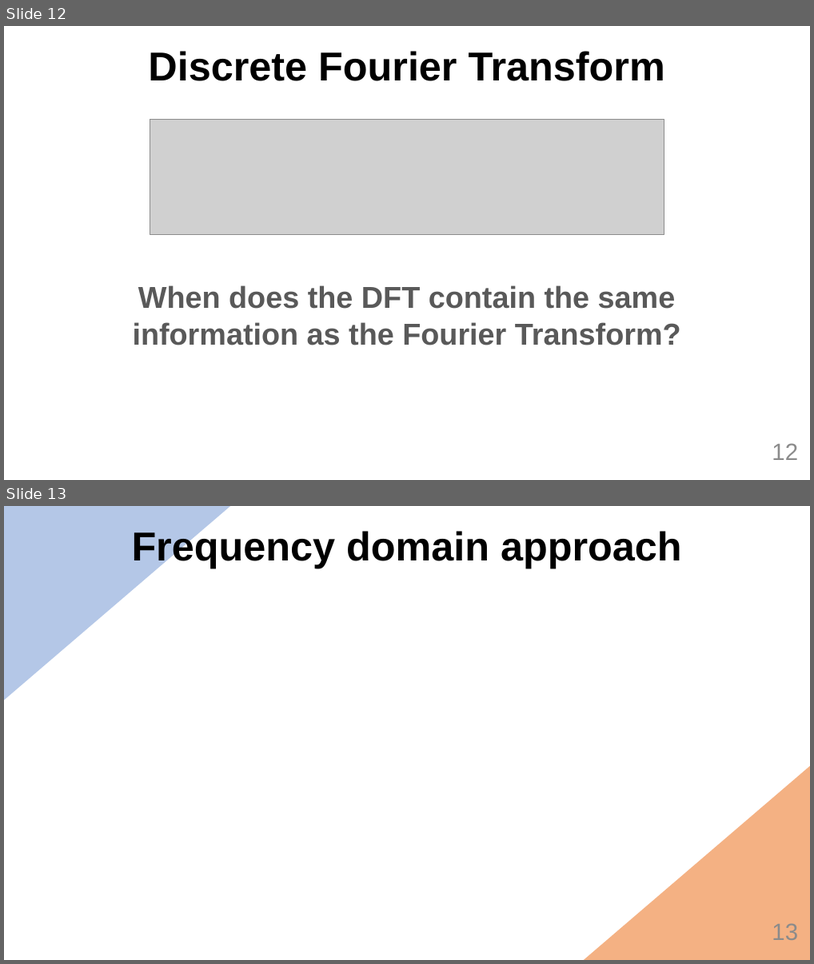
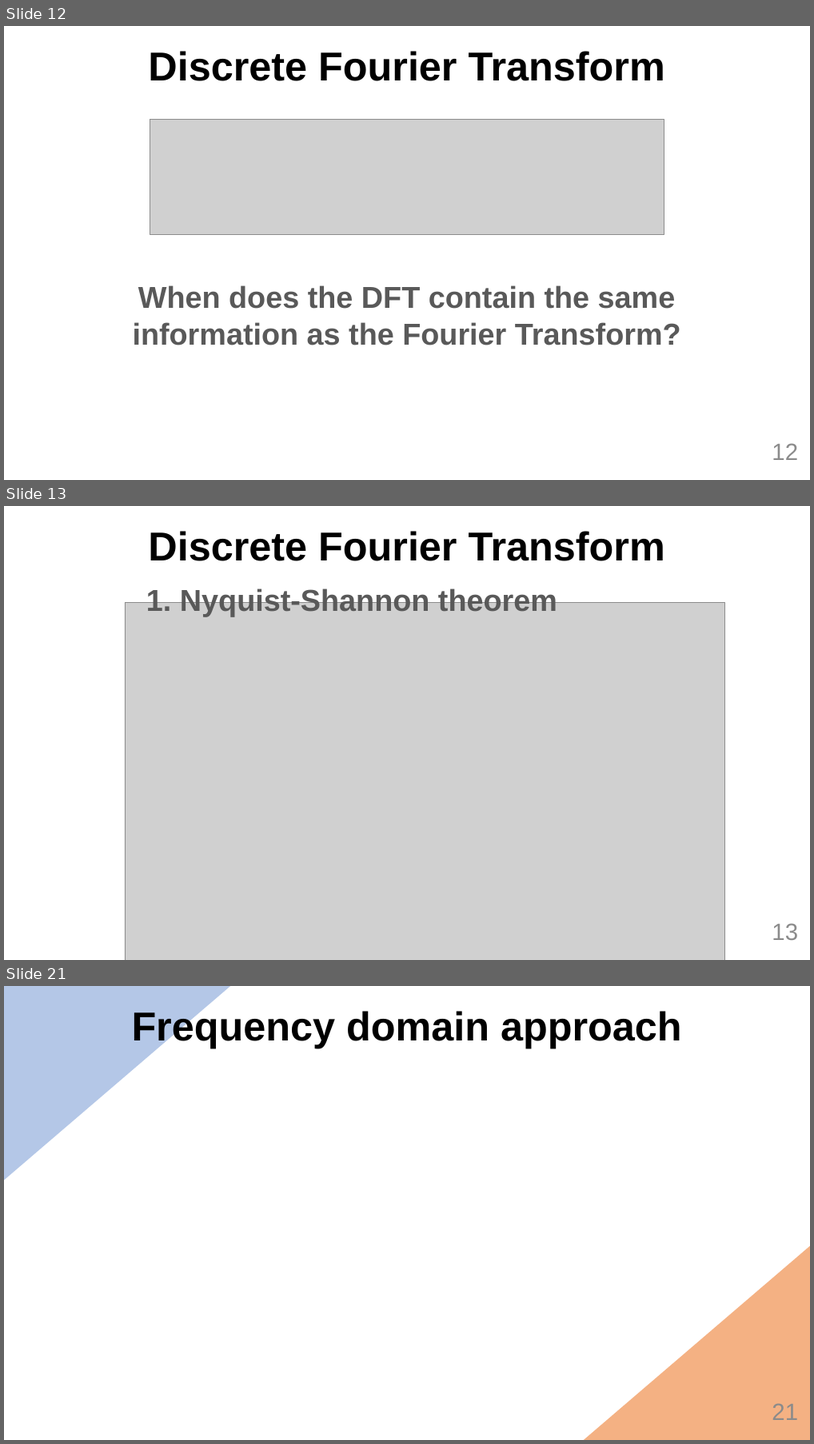
Before and after one commit to MarcBerneman/Master-thesis, a slide deck: Presentation/Thesis.pptx. Shown one above the other, each under a label of ours: slides 12 and 13 before the commit, slides 12, 13 and 21 after it; the slides between them are not shown. The pictures are 814x964 and 814x1444 pixels, drawn with LibreOffice and Linux fonts; fonts in the diff are those of the drawing; grey boxes stand for pictures; background and template pictures are left out. Boxes give left, top, right and bottom in pixels: in the first picture for what was removed or moved away, otherwise in the second. Text is boxed around its words. In the diff, an @@ line names an element or a change of style, - is before the commit and + after.

```diff
--- a/Presentation/Thesis.pptx
+++ b/Presentation/Thesis.pptx
@@ slide 13 added at (4, 506, 810, 960), background #FFFFFF @@
@@ text added at (148, 531, 666, 561), 48 pt, text #000000, bold @@
+Discrete Fourier Transform
@@ text added at (146, 587, 558, 616), 36 pt, text #595959, bold @@
+1. Nyquist-Shannon theorem
@@ picture added at (125, 602, 725, 960) @@
@@ page number added at (772, 923, 798, 940), 28 pt, text #8C8C8C @@
+13
@@ what was slide 13 is now slide 21 @@
@@ page number at (772, 1403, 798, 1420): text changed @@
-13
+21
```
Also in this commit, not shown: 1 slide changed, 7 other slides added, 10 other files.
